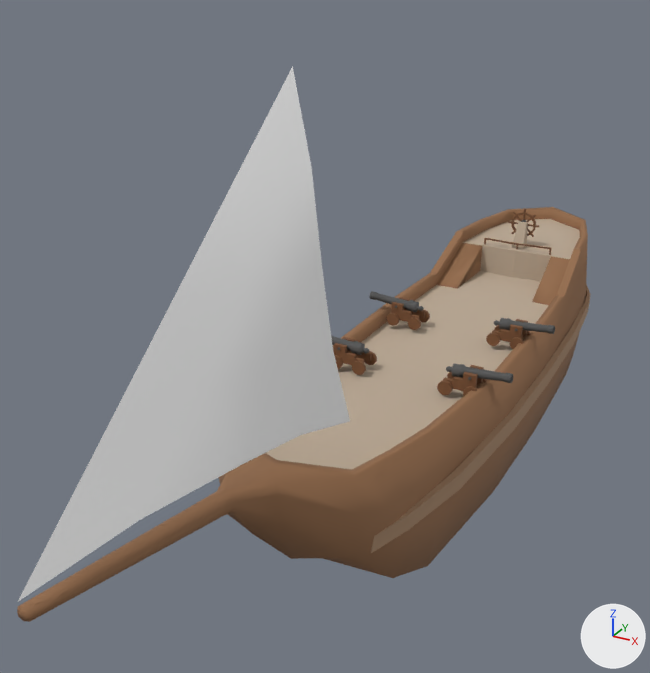
Before and after pictures for a commit that changed the OBJ model assets/models/hull.obj.
The view is the same before and after, from a 50 mm lens placed at (3.54, -9.63, 5.61), pointed at (-0.72, -1.88, 1.73). Lighting does not change. The marker at lower right points along +X, +Y and +Z. Where no turn or scale is listed for an object, it has been applied to the vertices. Vertices at the same position are counted once.

Objects in the first picture: 'hull'.
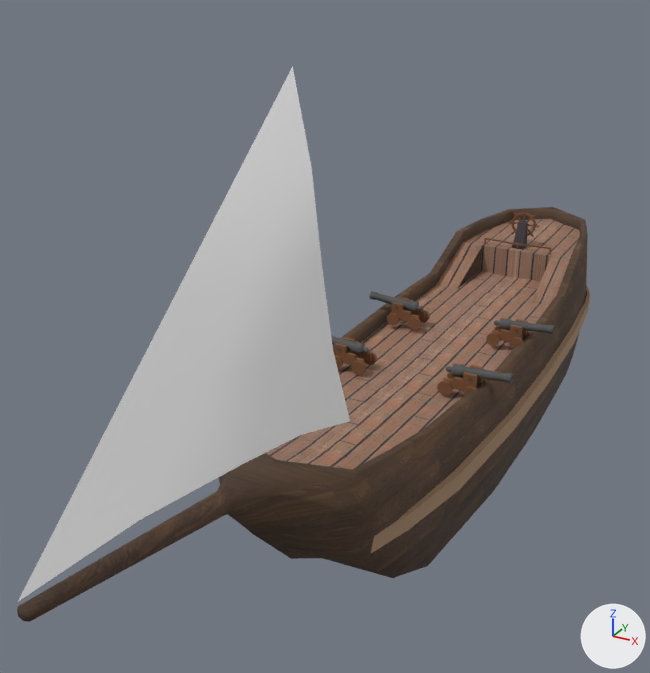
What differs and where, as boxes [x1, y1, x2, y2] in the pictures (650 x 673 px):
```json
{"object": "hull", "change": "surface changed", "before": [17, 207, 590, 622], "after": [17, 207, 590, 622], "on screen": "beige to brown"}
{"part": 1, "of": "me_hull", "change": "recoloured", "before": [436, 243, 570, 305], "after": [436, 243, 570, 305]}
```

Edits to the scene script, one JSON object a line:
```json
{"op": "add", "block": "img_wood1_png", "code": ["img_wood1_png = load_image('wood1.png', '../textures/wood1.png', 512, 512, 'sRGB')"]}
{"op": "add", "block": "img_deck_png", "code": ["img_deck_png = load_image('deck.png', '../textures/deck.png', 512, 512, 'sRGB')"]}
{"op": "remove", "block": "mat_deck", "code": "mat_deck.base_color = (0.5, 0.4, 0.3)  # beige #bcaa95"}
{"op": "add", "block": "mat_deck", "code": "mat_deck.texture = img_deck_png"}
{"op": "remove", "block": "mat_hull", "code": "mat_hull.base_color = (0.3, 0.15, 0.07)  # brown #956c4b"}
{"op": "add", "block": "mat_hull", "code": "mat_hull.texture = img_wood1_png"}
{"block": "me_hull", "where": "me_hull.from_pydata(...)  # 1608 vertices, 3010 faces; spans x -1.15..1.25, y -6.84..4.3, z -0.58..4.76"}
{"block": "me_hull", "where": "# used by ob_hull; location = (0.0, 0.0, 0.0)"}
{"block": "me_hull", "change": "me_hull part 1: 4 faces spanning x -0.85..0.85, y 1.62..2.49, z 1.15..1.54 switch from mat_hull (brown #956c4b) to mat_deck (picture img_deck_png)"}
```
